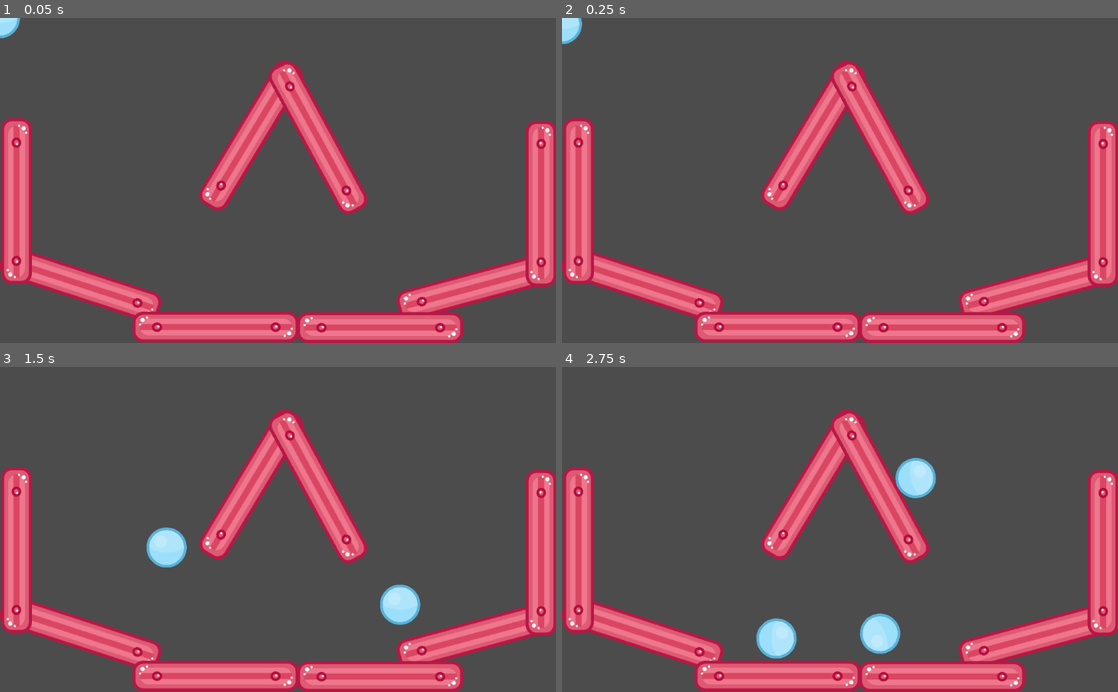
Above: before the commit, frames 1-4 (two rows, left to right).
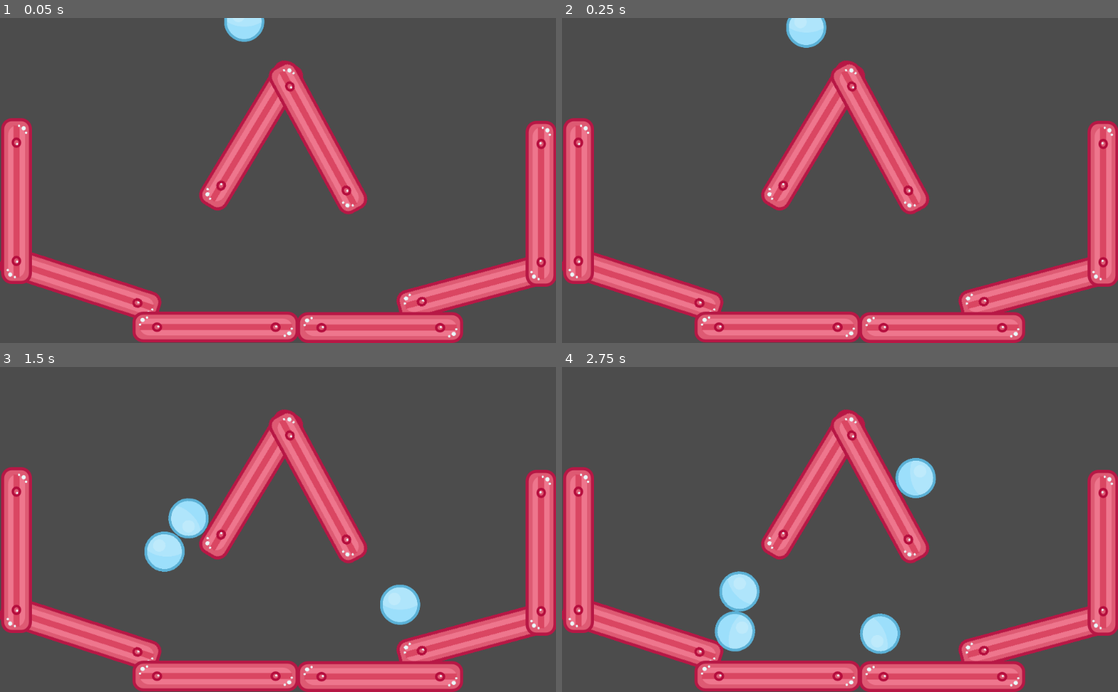
Above: after the commit, the same moments.

Repository: webchick/godot-tutorial
Game: Godot game, scene res://Main.tscn
The game is run twice, just before and just after one commit, with the same random seed, the same clock (stepped at 60 frames per second) and the same inputs.
Inputs (mouse positions are in pixels of both pictures, inside the frame that each line leads up to):
- Up to frame 1 (0.05 s): no input
- Up to frame 2 (0.25 s): no input
- Up to frame 3 (1.5 s): move the mouse to (400, 513) at 0.52 s; press the mouse at (400, 513) at 0.53 s; move the mouse to (166, 545) at 1.27 s; release the mouse at (166, 545) at 1.28 s; click (166, 545) at 1.35 s
- Up to frame 4 (2.75 s): move the mouse to (895, 458) at 2.02 s; press the mouse at (895, 458) at 2.03 s

The runs differ from the first frame. In frame 1, 0.6% of the frame differs, in the area x 0-48%, y 0-8%; in frame 2, 0.8%; in frame 3, 1.0%; in frame 4, 2.2%, in the area x 27-43%, y 62-90%.

Commit message:
Move someplace more interesting.

Diff:
--- a/Main.tscn
+++ b/Main.tscn
@@ -157,3 +157,4 @@
 shape = SubResource( 2 )
 
 [node name="Ball" parent="." instance=ExtResource( 2 )]
+position = Vector2( 449.516, 6.24329 )
